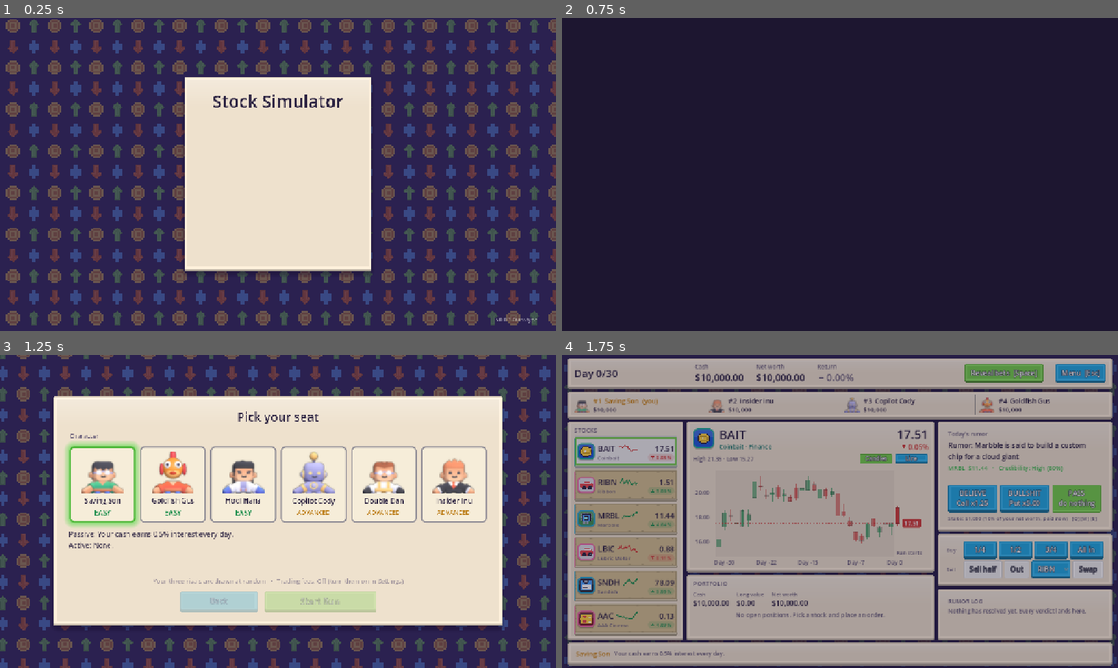
Above: before the commit, frames 1-4 (two rows, left to right).
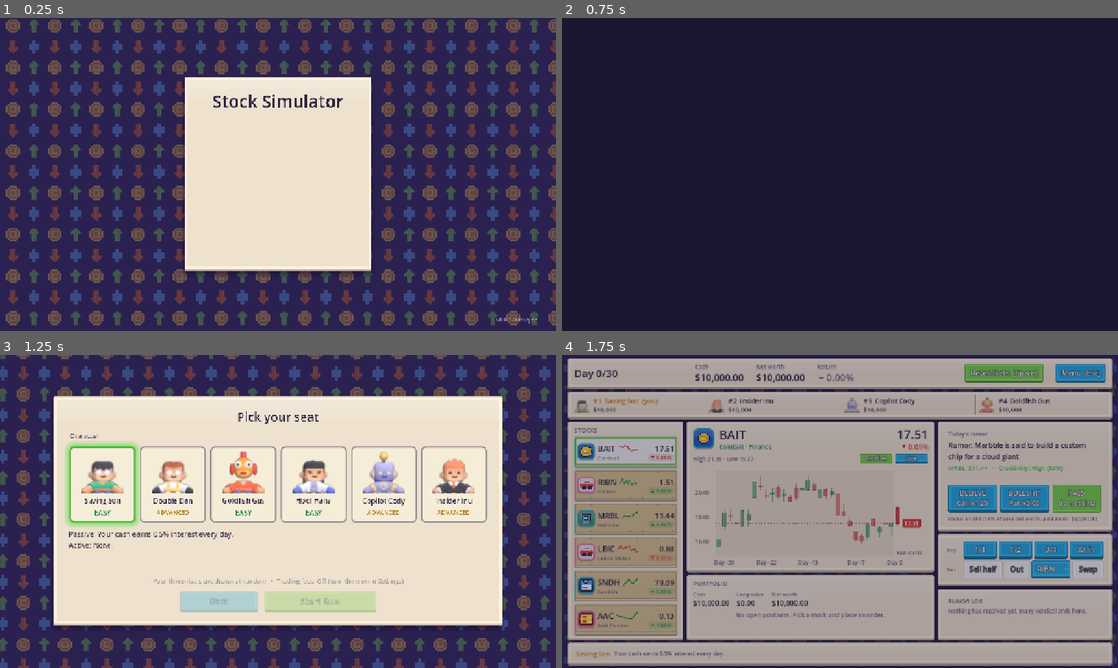
Above: after the commit, the same moments.

Repository: littenduck/stock-simulator
Game: Godot game, scene res://ui/main_menu/main_menu.tscn
Same seed, same stepped clock (60 frames per second), same inputs: the game is played once before the commit and once after it.
Inputs:
- Up to frame 1 (0.25 s): no input
- Up to frame 2 (0.75 s): click "New Run" at 0.5 s
- Up to frame 3 (1.25 s): no input
- Up to frame 4 (1.75 s): click "Start Run" at 1.25 s

Frames 1-2 are identical in both runs. In frame 3, 2.7% of the frame differs, in the area x 27-73%, y 30-52%; in frame 4, nothing differs.

Commit message:
table: Saving Son and Double Dan side by side in the character picker
Co-Authored-By: Claude Sonnet 5.5 <noreply@anthropic.com>

Diff:
--- a/ui/run_setup/run_setup.gd
+++ b/ui/run_setup/run_setup.gd
@@ -52,8 +52,9 @@
 		GameManager.go_to_menu()
 
 
-## Easy to hard: the passive characters first (Saving Son is the one to start with), the skill characters after them.
-const ROSTER_ORDER := ["saving_son", "goldfish_gus", "hodl_hana", "copilot_cody", "double_dan", "insider_inu"]
+## Saving Son first (the one to start with); Double Dan right after him because the two look alike (round glasses);
+## then the other easy character, Goldfish Gus and Hodl Hana, and the harder ones, Copilot Cody and Insider Inu, last.
+const ROSTER_ORDER := ["saving_son", "double_dan", "goldfish_gus", "hodl_hana", "copilot_cody", "insider_inu"]
 
 
 func _characters() -> Array[CharacterDef]:
Not shown, changed: docs/table-mode.md
